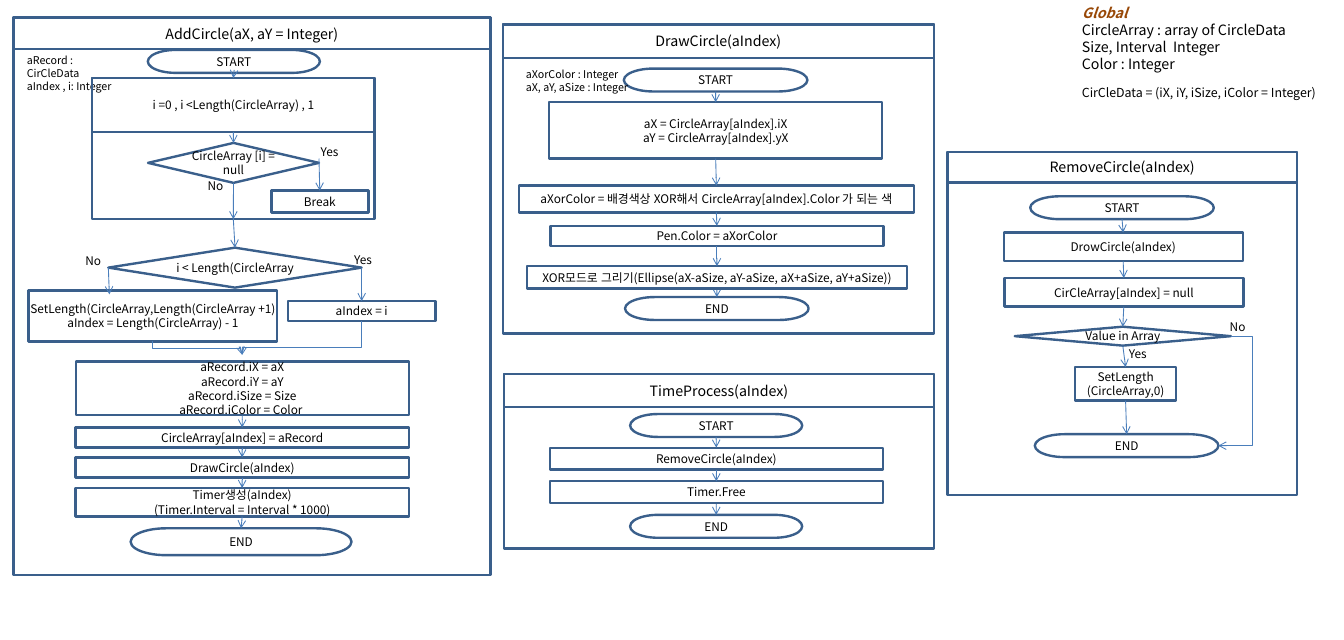
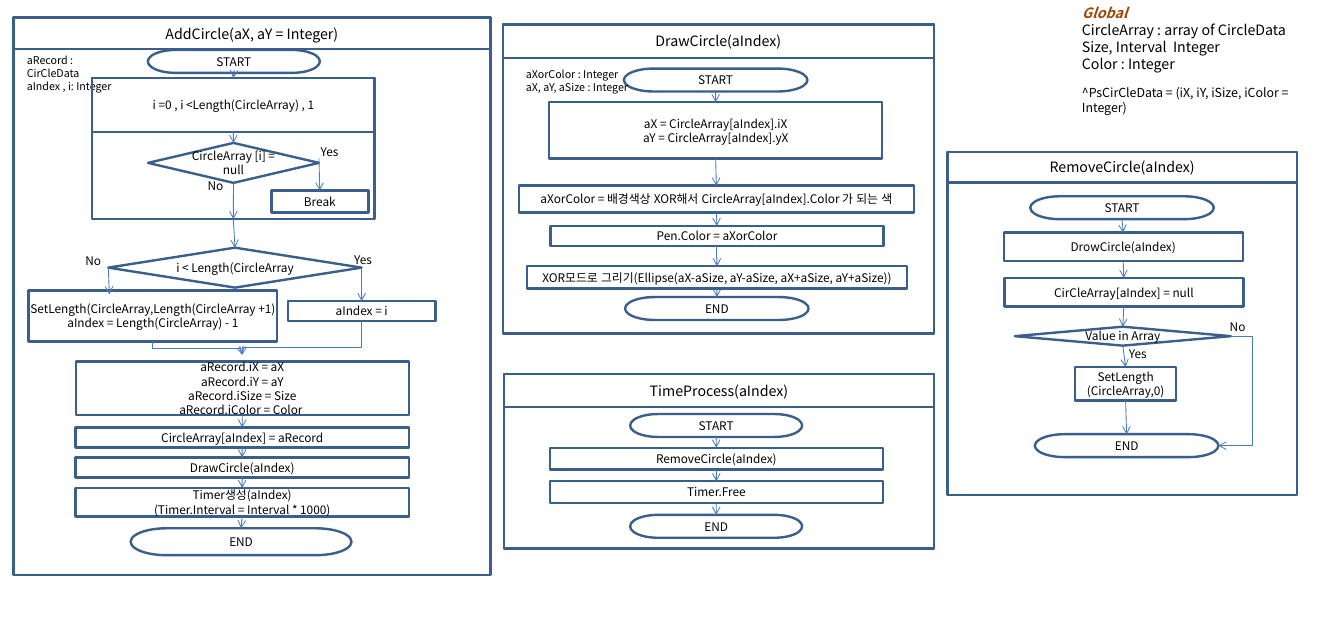
Before and after one commit to hyejoonjung/StudyDelphi, a slide deck: slide 1 of 0122Canvas_Design/Canvas_Design.pptx. Drawn at 1344x640 pixels with LibreOffice and Linux fonts; fonts in the diff are those of the drawing. Boxes give left, top, right and bottom in pixels: in the first picture for what was removed or moved away, otherwise in the second. Text is boxed around its words. In the diff, an @@ line names an element or a change of style, - is before the commit and + after.

```diff
--- a/0122Canvas_Design/Canvas_Design.pptx
+++ b/0122Canvas_Design/Canvas_Design.pptx
@@ text at (1082,87,1279,115): text changed @@
-CirCleData = (iX, iY, iSize, iColor = Integer)
+^PsCirCleData = (iX, iY, iSize, iColor = Integer)
```
Also in this commit, not shown: 54 other files.
